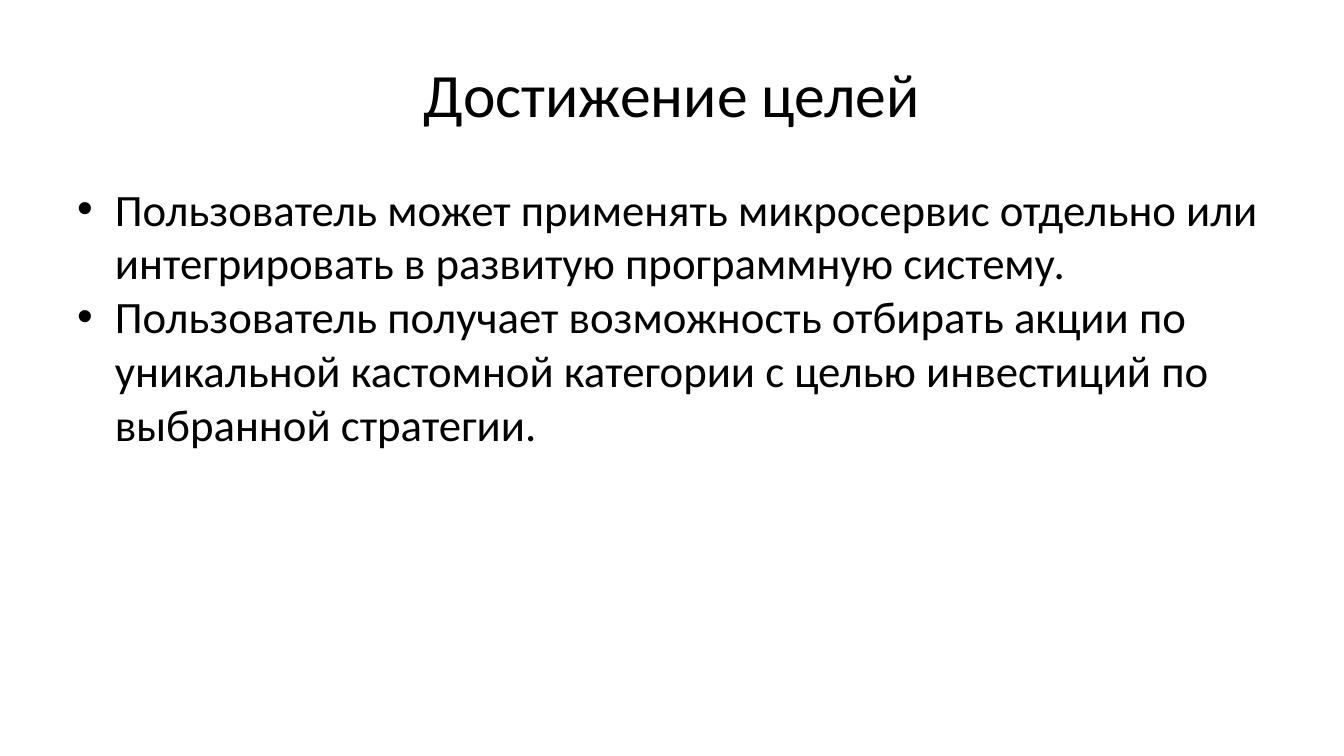
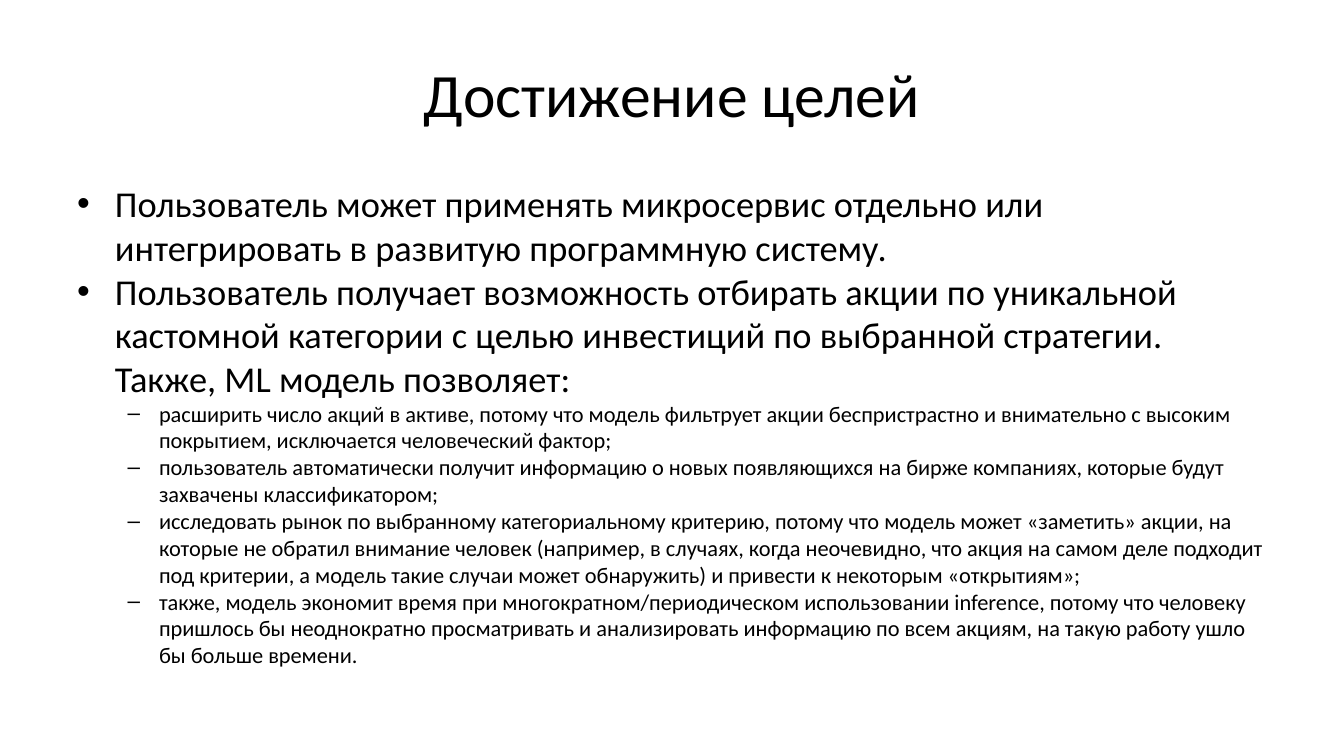
Before and after one commit to Charles-Wi/OtusML, a slide deck: slide 6 of Diploma/Кастомная категория акций.pptx. Drawn at 1344x756 pixels with LibreOffice and Linux fonts; fonts in the diff are those of the drawing. Boxes give left, top, right and bottom in pixels: in the first picture for what was removed or moved away, otherwise in the second. Text is boxed around its words. In the diff, an @@ line names an element or a change of style, - is before the commit and + after.

```diff
--- a/Diploma/Кастомная категория акций.pptx
+++ b/Diploma/Кастомная категория акций.pptx
@@ text at (x1=115, y1=193, x2=1043, y2=267): size 32 to 26 pt in "Пользователь может применять микросервис отдельно или интегр ..." @@
@@ text at (x1=115, y1=280, x2=1262, y2=667): text changed; size 32 to 16 pt @@
-• Пользователь получает возможность отбирать акции по уникальной кастомной категории с целью инвестиций по выбранной стратегии.
+• Пользователь получает возможность отбирать акции по уникальной кастомной категории с целью инвестиций по выбранной стратегии. Также, ML модель позволяет:
+– расширить число акций в активе, потому что модель фильтрует акции беспристрастно и внимательно с высоким покрытием, исключается человеческий фактор;
+– пользователь автоматически получит информацию о новых появляющихся на бирже компаниях, которые будут захвачены классификатором;
+– исследовать рынок по выбранному категориальному критерию, потому что модель может «заметить» акции, на которые не обратил внимание человек (например, в случаях, когда неочевидно, что акция на самом деле подходит под критерии, а модель такие случаи может обнаружить) и привести к некоторым «открытиям»;
+– также, модель экономит время при многократном/периодическом использовании inference, потому что человеку пришлось бы неоднократно просматривать и анализировать информацию по всем акциям, на такую работу ушло бы больше времени.
```
Also in this commit, not shown: 4 other files.
